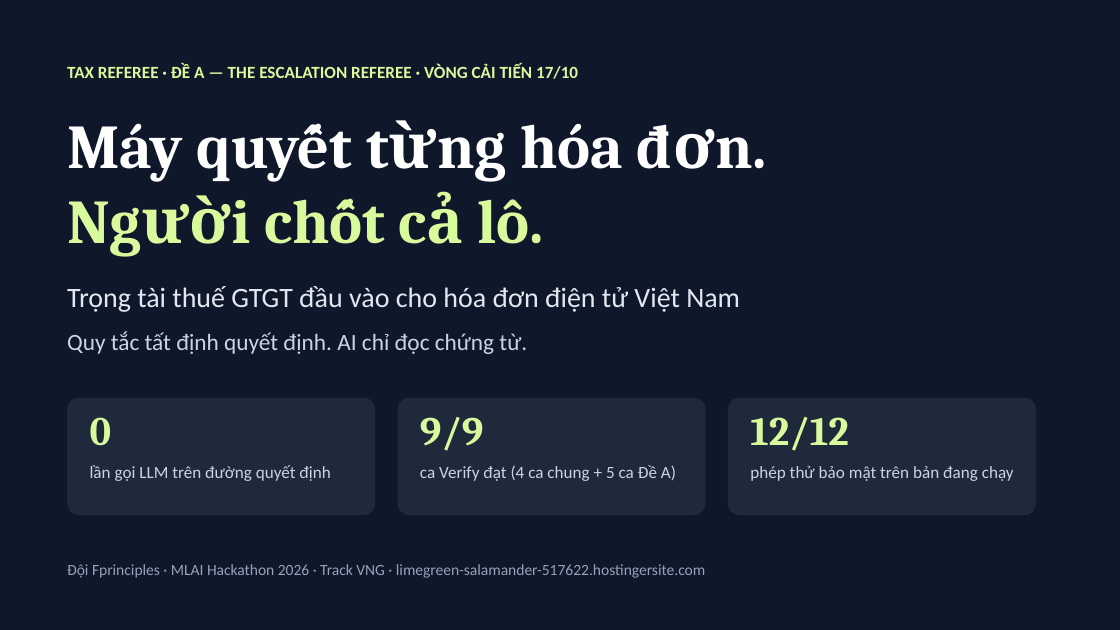
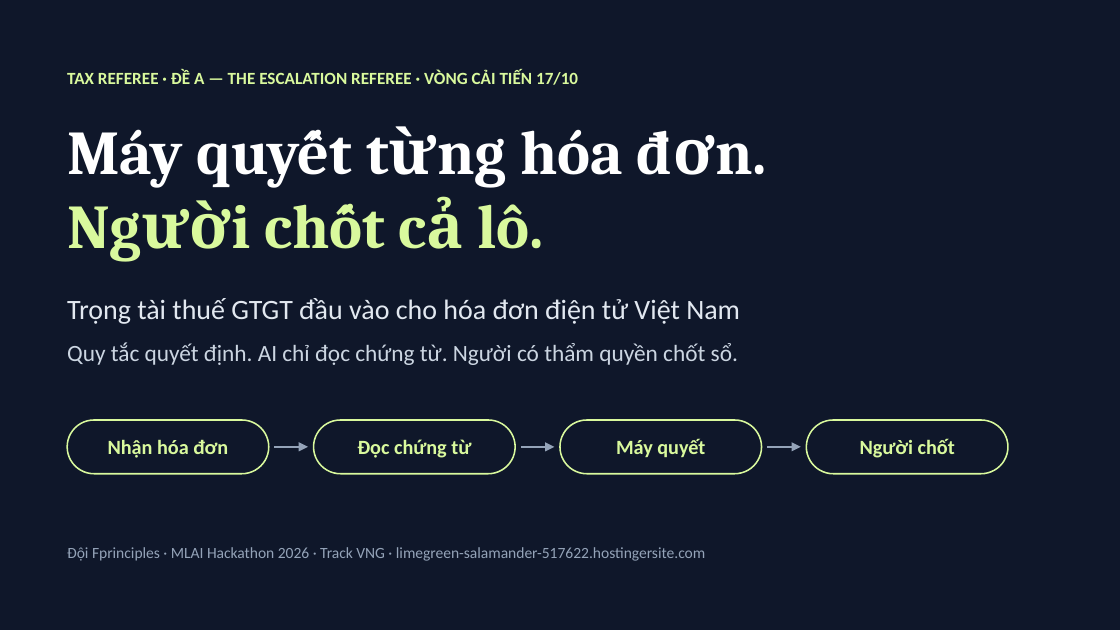
Before and after one commit to bminhnemhoi/tax_mlaihackathon, a slide deck: slide 1 of docs/submission/Tax-Referee-trinh-bay-cai-tien-17-10.pptx. Drawn at 1120x630 pixels with LibreOffice and Linux fonts; fonts in the diff are those of the drawing. Boxes give left, top, right and bottom in pixels: in the first picture for what was removed or moved away, otherwise in the second. Text is boxed around its words. In the diff, an @@ line names an element or a change of style, - is before the commit and + after.

```diff
--- a/docs/submission/Tax-Referee-trinh-bay-cai-tien-17-10.pptx
+++ b/docs/submission/Tax-Referee-trinh-bay-cai-tien-17-10.pptx
@@ text "TAX REFEREE · ĐỀ A ...": place and size @@
-text "TAX REFEREE · ĐỀ A ..." at box(67, 64, 578, 79)
+text "TAX REFEREE · ĐỀ A ..." at box(67, 70, 578, 85)
@@ text "Máy quyết từng hóa đơn.": place and size @@
-text "Máy quyết từng hóa đơn." at box(67, 123, 623, 244)
+text "Máy quyết từng hóa đơn." at box(67, 129, 623, 249)
@@ text "Trọng tài thuế GTGT đầu ...": place and size @@
-text "Trọng tài thuế GTGT đầu ..." at box(67, 286, 740, 312)
+text "Trọng tài thuế GTGT đầu ..." at box(67, 298, 740, 324)
@@ text at box(67, 342, 738, 365): text changed @@
-Quy tắc tất định quyết định. AI chỉ đọc chứng từ.
+Quy tắc quyết định. AI chỉ đọc chứng từ. Người có thẩm quyền chốt sổ.
@@ text removed at box(90, 417, 112, 446) @@
-0
@@ rounded rectangle removed at box(398, 398, 706, 515) @@
@@ text removed at box(420, 417, 484, 451) @@
-9/9
@@ text removed at box(750, 417, 848, 451) @@
-12/12
@@ rounded rectangle "Nhận hóa đơn" at box(67, 420, 269, 474): fill #1E293B to none; outline none to #D9F99D 1 pt; proportions changed @@
@@ rounded rectangle "Nhận hóa đơn": place and size @@
-rounded rectangle "Nhận hóa đơn" at box(67, 398, 375, 515)
+rounded rectangle "Nhận hóa đơn" at box(67, 420, 269, 474)
@@ text in rounded rectangle at box(108, 439, 228, 458): text added @@
+Nhận hóa đơn
@@ arrow added from (274, 447) to (308, 447), #94A3B8 1.5 pt @@
@@ rounded rectangle added at box(314, 420, 515, 474), outline #D9F99D 1 pt, 13 pt, text #D9F99D, bold @@
+Đọc chứng từ
@@ arrow added from (521, 447) to (554, 447), #94A3B8 1.5 pt @@
@@ rounded rectangle added at box(560, 420, 762, 474), outline #D9F99D 1 pt, 13 pt, text #D9F99D, bold @@
+Máy quyết
@@ arrow added from (767, 447) to (801, 447), #94A3B8 1.5 pt @@
@@ rounded rectangle "Người chốt": place and size @@
-rounded rectangle "Người chốt" at box(728, 398, 1036, 515)
+rounded rectangle "Người chốt" at box(806, 420, 1008, 474)
@@ rounded rectangle "Người chốt" at box(806, 420, 1008, 474): fill #1E293B to none; outline none to #D9F99D 1 pt; proportions changed @@
@@ text in rounded rectangle at box(860, 438, 955, 458): text added @@
+Người chốt
@@ text removed at box(90, 465, 330, 481) @@
-lần gọi LLM trên đường quyết định
@@ text removed at box(420, 465, 676, 481) @@
-ca Verify đạt (4 ca chung + 5 ca Đề A)
@@ text removed at box(750, 466, 1014, 481) @@
-phép thử bảo mật trên bản đang chạy
@@ text "Đội Fprinciples · MLAI Hackathon ...": place and size @@
-text "Đội Fprinciples · MLAI Hackathon ..." at box(67, 564, 705, 578)
+text "Đội Fprinciples · MLAI Hackathon ..." at box(67, 547, 705, 561)
```
Also in this commit, not shown: 1 other slide changed, 9 slides added, 17 slides removed, 7 other files.
